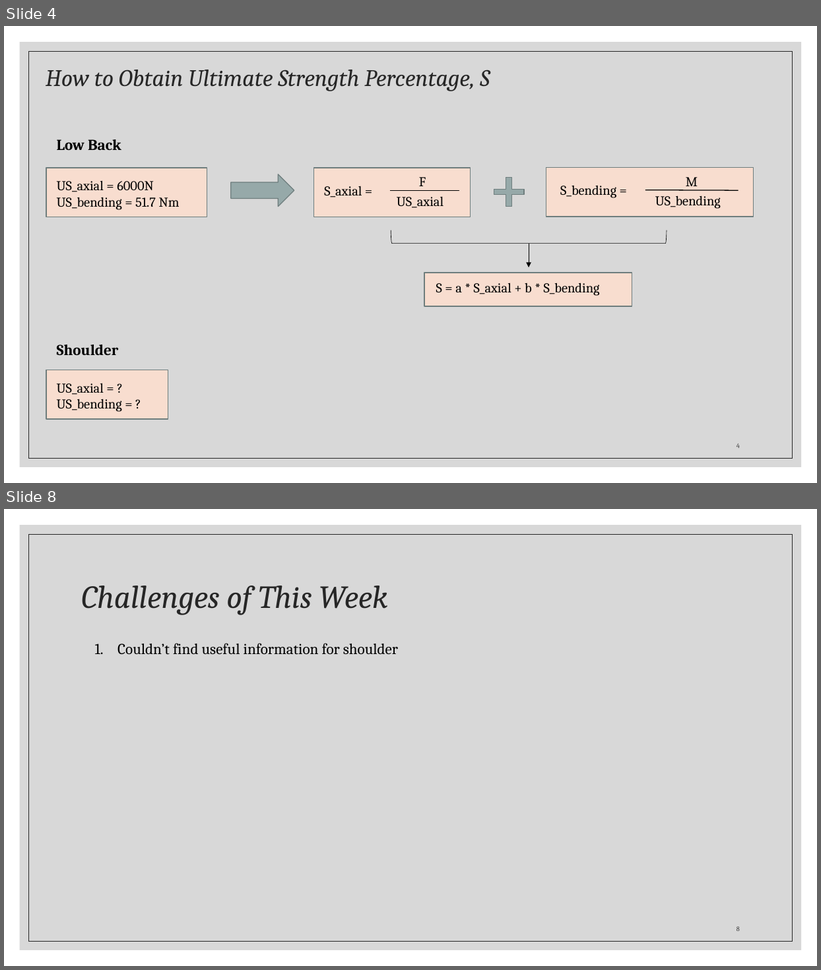
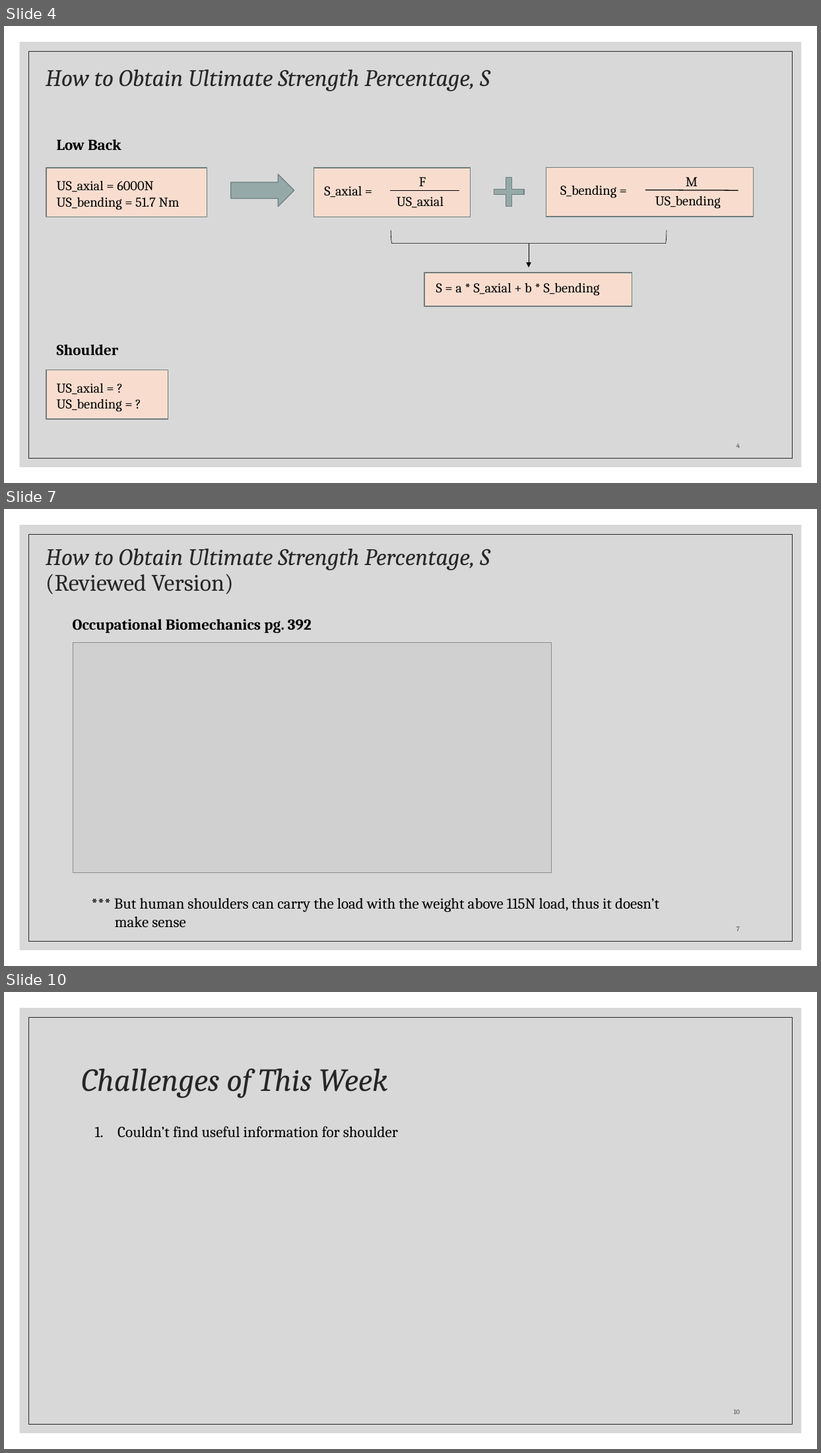
Before and after one commit to Albertlor/URECA, a slide deck: Meeting_Materials/Ergonomics Semester 2 Week 9.pptx. Shown one above the other, each under a label of ours: slides 4 and 8 before the commit, slides 4, 7 and 10 after it; the slides between them are not shown. The pictures are 821x970 and 821x1453 pixels, drawn with LibreOffice and Linux fonts; fonts in the diff are those of the drawing; grey boxes stand for pictures. Boxes give left, top, right and bottom in pixels: in the first picture for what was removed or moved away, otherwise in the second. Text is boxed around its words. In the diff, an @@ line names an element or a change of style, - is before the commit and + after.

```diff
--- a/Meeting_Materials/Ergonomics Semester 2 Week 9.pptx
+++ b/Meeting_Materials/Ergonomics Semester 2 Week 9.pptx
@@ slide 7 added at <box>4,509,817,966</box>, background #FFFFFF; not listed: 2 template elements that a slide beside it also shows @@
@@ title added at <box>46,549,490,594</box>, 28 pt, text #262626, italic @@
+How to Obtain Ultimate Strength Percentage, S
+(Reviewed Version)
@@ text added at <box>73,619,312,633</box>, 18 pt, text #000000, bold @@
+Occupational Biomechanics pg. 392
@@ picture added at <box>73,642,551,873</box> @@
@@ text added at <box>114,898,659,927</box>, 18 pt, text #000000 @@
+*** But human shoulders can carry the load with the weight above 115N load, thus it doesn’t
+make sense
@@ page number added at <box>737,927,740,931</box>, 8 pt, text #404040 @@
+7
@@ what was slide 8 is now slide 10 @@
@@ page number at <box>734,1410,740,1414</box>: text changed @@
-8
+10
```
Also in this commit, not shown: 5 slides changed, 1 other slide added, 30 other files.
